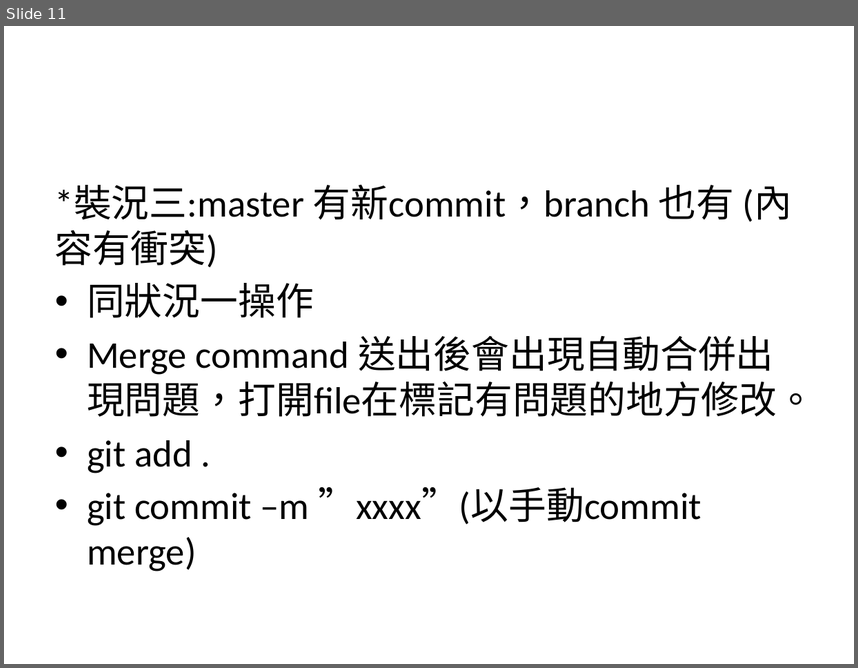
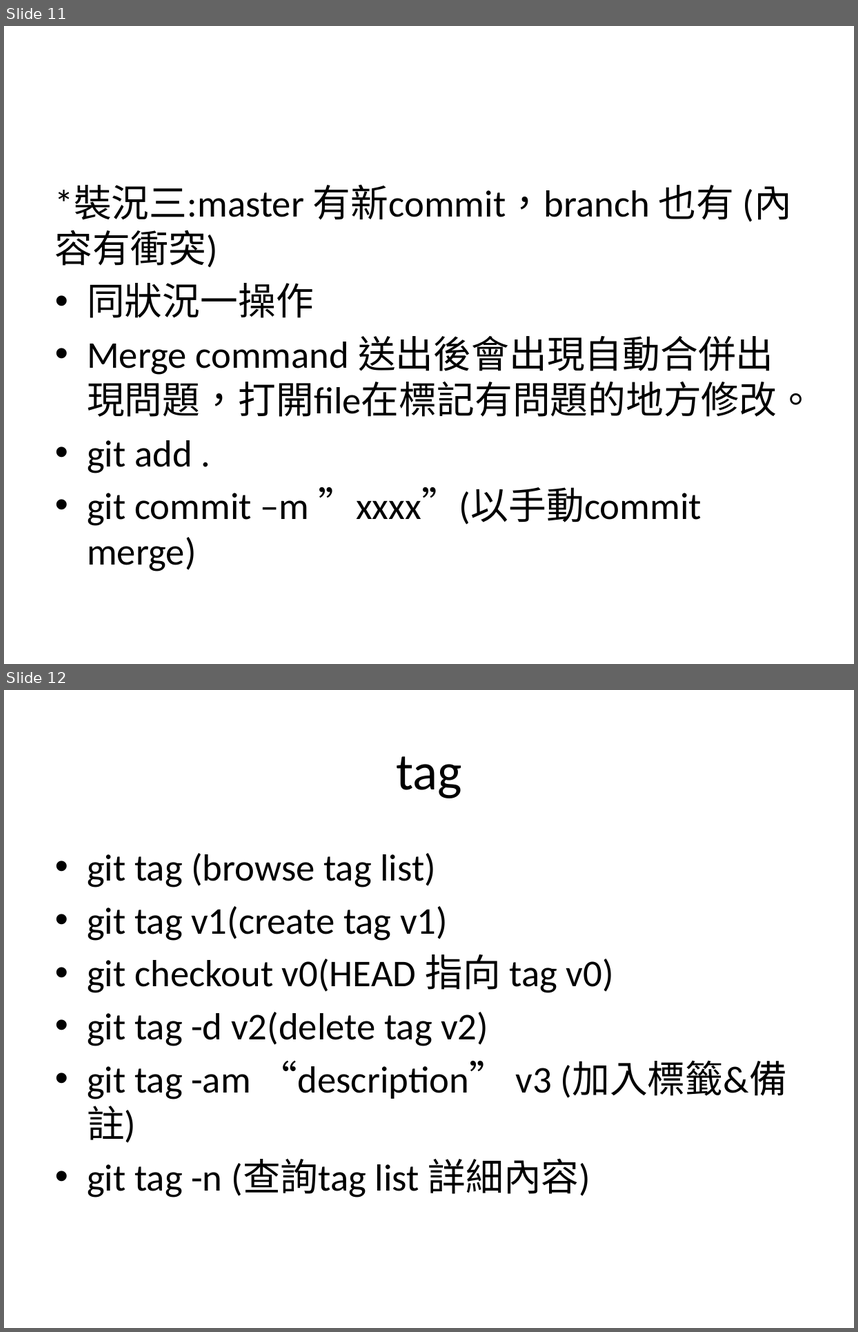
Before and after one commit to Howard0501/test, a slide deck: github_tutorial.pptx. Shown one above the other, each under a label of ours: slide 11 before the commit, slides 11 and 12 after it. The pictures are 858x668 and 858x1332 pixels, drawn with LibreOffice and Linux fonts; fonts in the diff are those of the drawing. Boxes give left, top, right and bottom in pixels: in the first picture for what was removed or moved away, otherwise in the second. Text is boxed around its words. In the diff, an @@ line names an element or a change of style, - is before the commit and + after.

```diff
--- a/github_tutorial.pptx
+++ b/github_tutorial.pptx
@@ slide 12 added at [4,690,854,1328], background #FFFFFF @@
@@ title added at [396,756,462,798], 44 pt, text #000000 @@
+tag
@@ text added at [87,853,787,1197], 32 pt, text #000000 @@
+• git tag (browse tag list)
+• git tag v1(create tag v1)
+• git checkout v0(HEAD 指向 tag v0)
+• git tag -d v2(delete tag v2)
+• git tag -am “description” v3 (加入標籤&備註)
+• git tag -n (查詢tag list 詳細內容)
```
Also in this commit, not shown: 1 slide changed, 1 other slide added, 1 slide removed.
